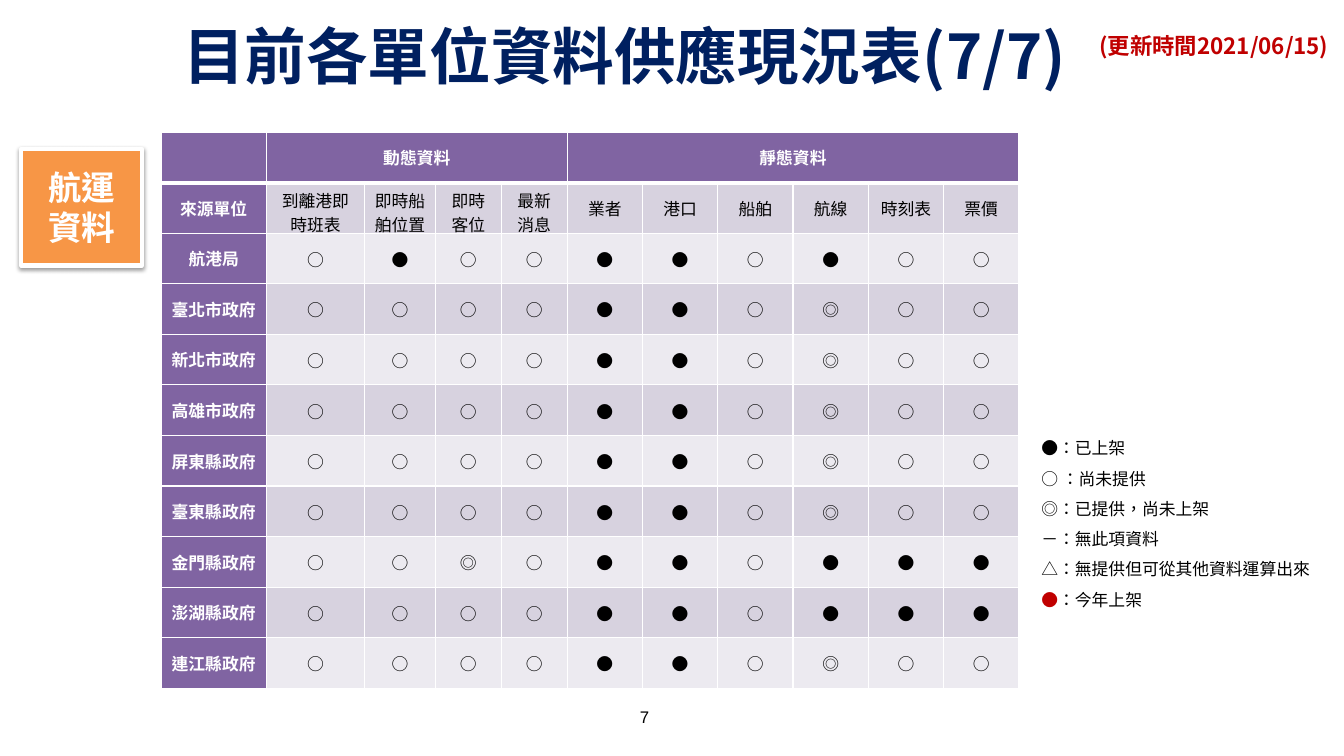
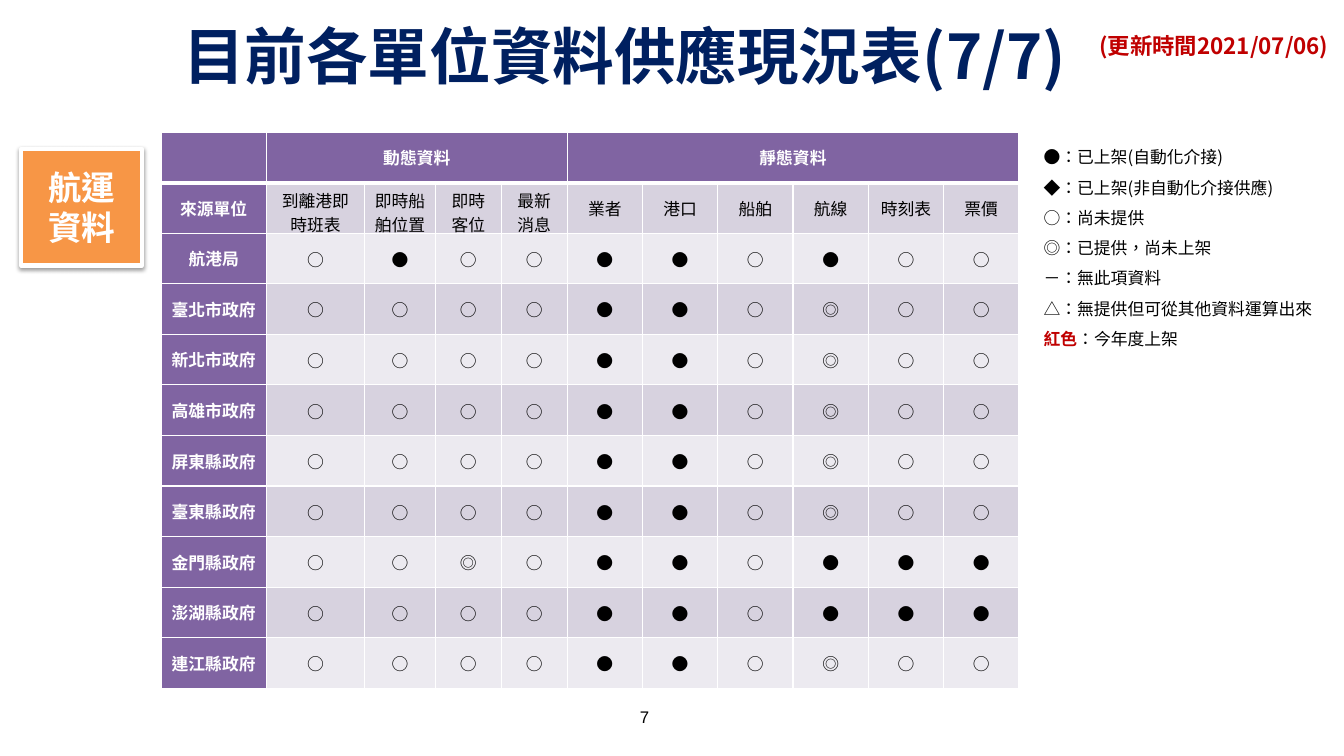
Before and after one commit to ptxmotc/data-provide-status, a slide deck: slide 7 of 各單位資料供應現況表.pptx. Drawn at 1344x756 pixels with LibreOffice and Linux fonts; fonts in the diff are those of the drawing; background and template pictures are left out. Boxes give left, top, right and bottom in pixels: in the first picture for what was removed or moved away, otherwise in the second. Text is boxed around its words. In the diff, an @@ line names an element or a change of style, - is before the commit and + after.

```diff
--- a/各單位資料供應現況表.pptx
+++ b/各單位資料供應現況表.pptx
@@ text at (1100,35,1329,59): text changed @@
-(更新時間2021/06/15)
+(更新時間2021/07/06)
@@ text "●：已上架(自動化介接)": place and size @@
-text "●：已上架(自動化介接)" at (1041,440,1310,608)
+text "●：已上架(自動化介接)" at (1044,149,1313,347)
@@ text at (1044,149,1274,226): text changed @@
-●：已上架
-○ ：尚未提供
+●：已上架(自動化介接)
+◆：已上架(非自動化介接供應)
+○：尚未提供
@@ text at (1044,331,1178,347): text changed @@
-●：今年上架
+紅色：今年度上架
```
Also in this commit, not shown: 8 other slides changed.
